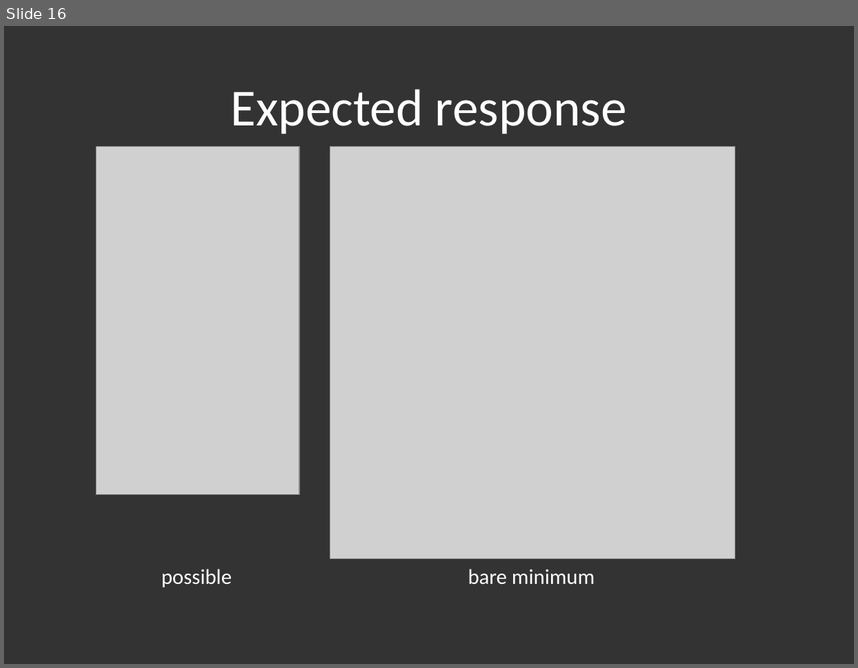
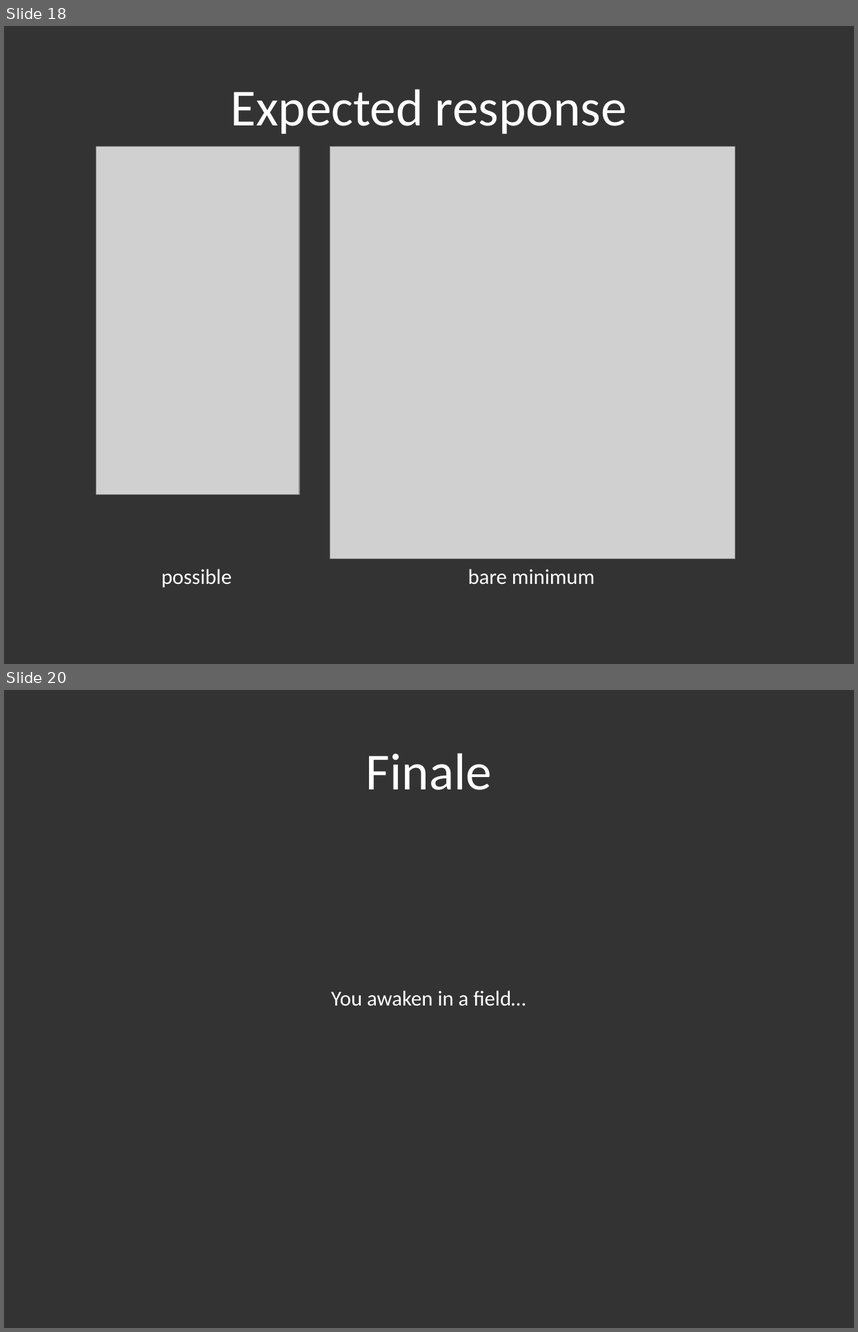
Before and after one commit to hlfshell/My-Robot-Friend---Alexa, a slide deck: My Robot Friend - Alexa.js.pptx. Shown one above the other, each under a label of ours: slide 16 before the commit, slides 18 and 20 after it; the slides between them are not shown. The pictures are 858x668 and 858x1332 pixels, drawn with LibreOffice and Linux fonts; fonts in the diff are those of the drawing; grey boxes stand for pictures. Boxes give left, top, right and bottom in pixels: in the first picture for what was removed or moved away, otherwise in the second. Text is boxed around its words. In the diff, an @@ line names an element or a change of style, - is before the commit and + after.

```diff
--- a/My Robot Friend - Alexa.js.pptx
+++ b/My Robot Friend - Alexa.js.pptx
@@ slide 20 added at box(4, 690, 854, 1328), background #333333 @@
@@ title added at box(366, 753, 492, 790), 44 pt, text #FFFFFF @@
+Finale
@@ text added at box(331, 990, 526, 1006), 18 pt, text #FFFFFF @@
+You awaken in a field…
@@ what was slide 16 is now slide 18 @@
```
Also in this commit, not shown: 3 slides changed, 1 slide removed, 7 other files.
